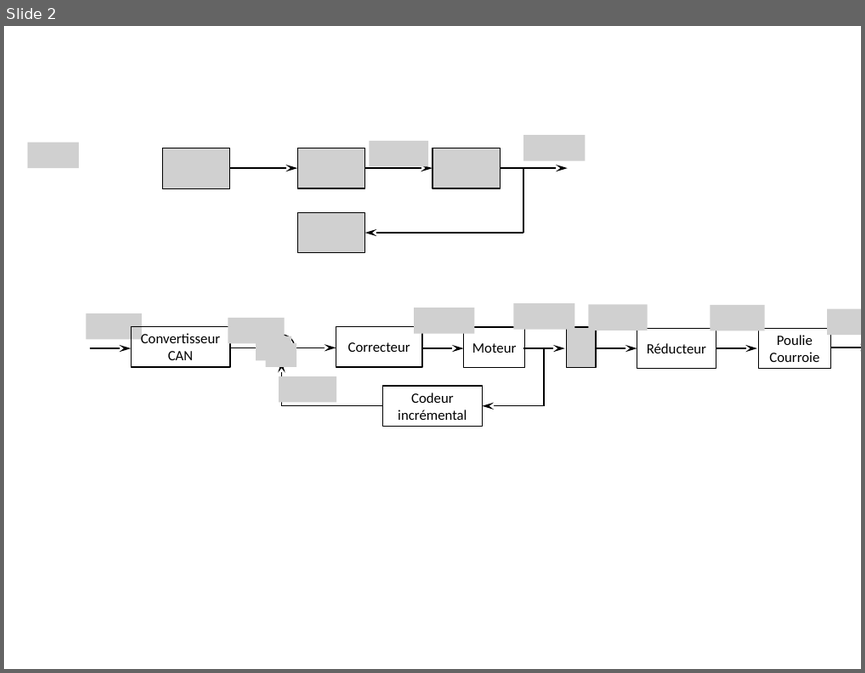
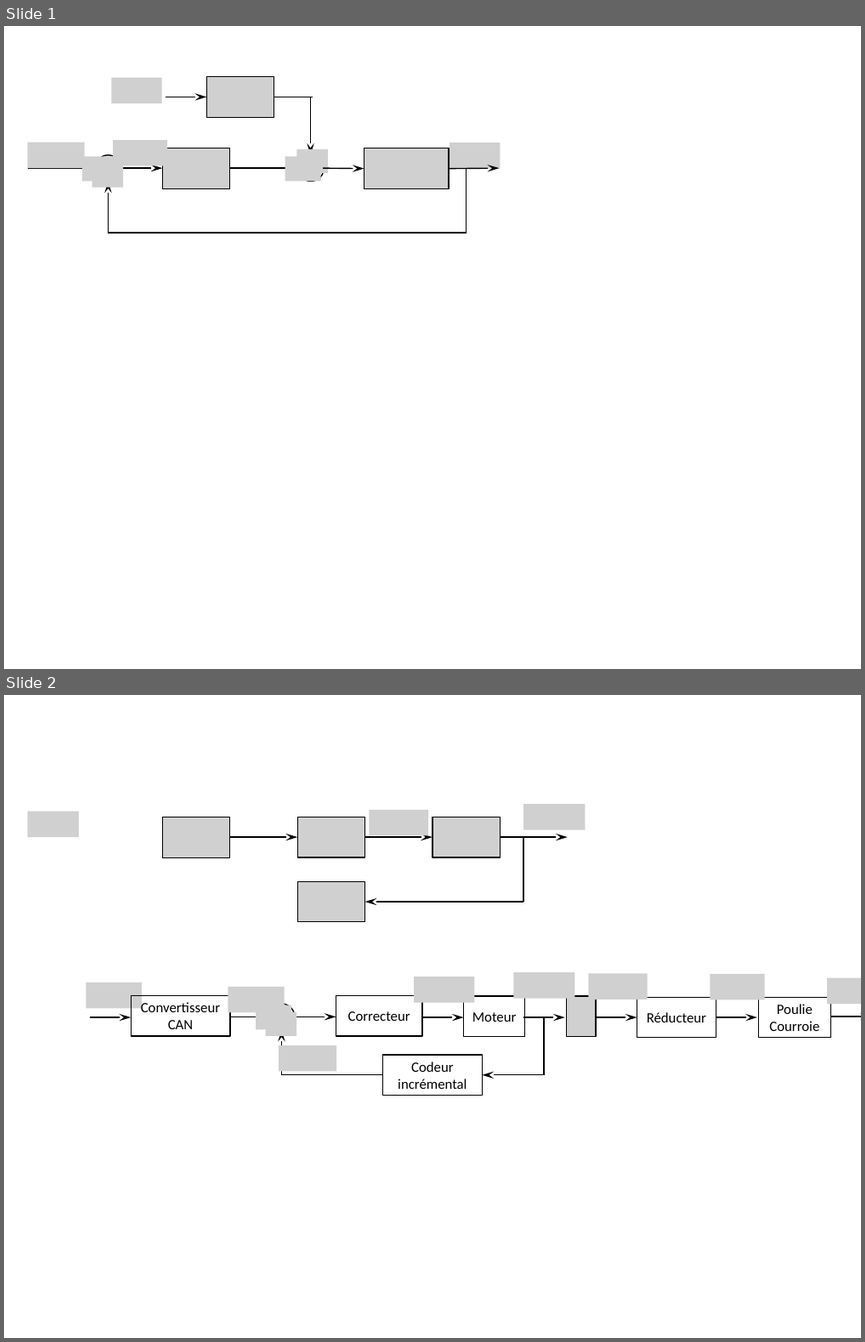
Before and after one commit to xpessoles/Cy_02_PSI_PredictionPerfomances, a slide deck: Chapitre_01_Stabilite/TD_01_SysReeduc/images/Figures.pptx. Shown one above the other, each under a label of ours: slide 2 before the commit, slides 1 and 2 after it. The pictures are 865x673 and 865x1342 pixels, drawn with LibreOffice and Linux fonts; fonts in the diff are those of the drawing; grey boxes stand for pictures. Boxes give left, top, right and bottom in pixels: in the first picture for what was removed or moved away, otherwise in the second. Text is boxed around its words. In the diff, an @@ line names an element or a change of style, - is before the commit and + after.

```diff
--- a/Chapitre_01_Stabilite/TD_01_SysReeduc/images/Figures.pptx
+++ b/Chapitre_01_Stabilite/TD_01_SysReeduc/images/Figures.pptx
@@ slide 1 added at [4, 26, 861, 669], background #FFFFFF @@
@@ picture added at [206, 76, 274, 117] @@
@@ picture added at [111, 77, 161, 103] @@
@@ arrow added from (166, 97) to (206, 97), #000000 1 pt @@
@@ line added from (313, 97) to (274, 97), #000000 1 pt @@
@@ arrow added from (311, 97) to (311, 155), #000000 1 pt @@
@@ picture added at [28, 142, 85, 168] @@
@@ picture added at [113, 140, 167, 165] @@
@@ picture added at [162, 148, 230, 189] @@
@@ picture added at [297, 149, 328, 173] @@
@@ picture added at [364, 148, 449, 189] @@
@@ picture added at [449, 142, 500, 168] @@
@@ arrow added from (28, 168) to (95, 168), #000000 1 pt @@
@@ picture added at [82, 156, 118, 181] @@
@@ picture added at [92, 163, 123, 188] @@
@@ flow chart summing junction added at [95, 155, 121, 182], outline #000000 1 pt @@
@@ arrow added from (121, 168) to (162, 168), #000000 1 pt @@
@@ arrow added from (230, 168) to (298, 168), #000000 1 pt @@
@@ picture added at [285, 156, 321, 181] @@
@@ flow chart summing junction added at [298, 155, 324, 182], outline #000000 1 pt @@
@@ arrow added from (323, 168) to (364, 168), #000000 1 pt @@
@@ arrow added from (449, 168) to (500, 168), #000000 1 pt @@
@@ line added from (466, 233) to (466, 168), #000000 1 pt @@
@@ arrow added from (109, 233) to (109, 181), #000000 1 pt @@
@@ line added from (466, 233) to (108, 233), #000000 1 pt @@
```
Also in this commit, not shown: 1 slide removed, 3 other files.
